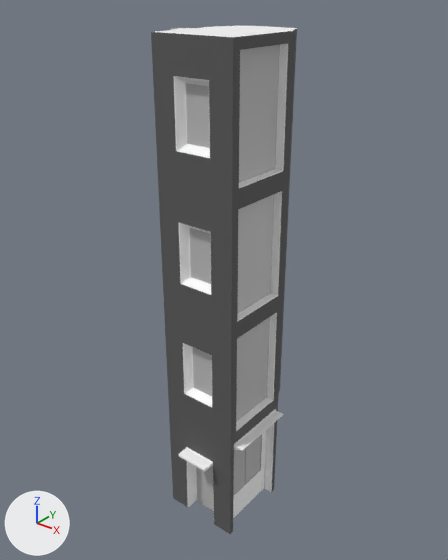
The FBX model Modélisations/01_Environements/01_Building/FBX/B_01.FBX as it was, and as the next commit left it.
Camera for both pictures: a camera (50 mm lens) standing at (7.13, -11.16, 12.92) and looking at (-1.22, -0.73, 6.45). The lights are fixed; the arrows at lower left show +X, +Y and +Z. Where no turn or scale is listed for an object, it has been applied to the vertices. Vertices at the same position are counted once.

Names of what the first picture shows: 'B_01'.
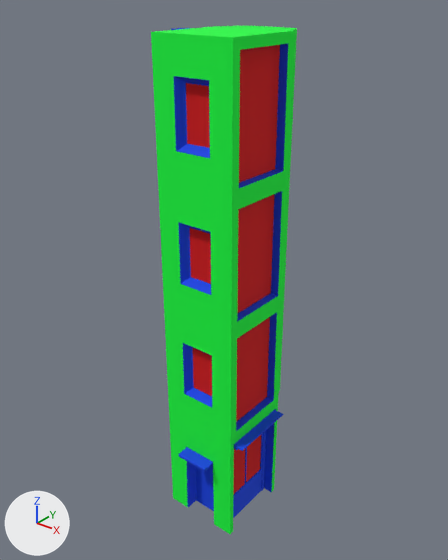
Location of each change, (x1, y1, x2, y2) in pixels of the pictures (448 x 560 px):
part 1 of me_mesh, recoloured (white to green): (155, 26, 297, 37) in both
part 2 of me_mesh, recoloured (grey to blue): (171, 28, 288, 518) in both
part 3 of me_mesh, recoloured (grey to green): (151, 29, 297, 534) in both
part 4 of me_mesh, recoloured (grey to blue): (196, 434, 262, 511) in both
part 5 of me_mesh, recoloured (grey to red): (193, 317, 270, 422) in both
part 6 of me_mesh, recoloured (grey to red): (190, 194, 274, 314) in both
part 7 of me_mesh, recoloured (grey to red): (186, 45, 280, 183) in both
part 8 of me_mesh, recoloured (grey to red): (233, 435, 261, 495) in both

The change in detail:
Material 'Windows' (mat_windows) is new.
Its base color is (0.682, 0.0, 0.0) (red #d70000).
Its roughness is 0.859.
Material 'Wall' (mat_wall) is new.
Its base color is (0.0, 1.0, 0.0471) (green #00ff3d).
Its roughness is 0.859.
Material 'Extrution' (mat_extrution) is new.
Its base color is (0.0, 0.0549, 0.784) (blue #0042e5).
Its roughness is 0.859.
me_mesh has 400 vertices, 750 faces and spans x -2.3..0.26, y -2.31..0.62, z 0.0..12.0.
me_mesh is used by ob_b_01; location (0.0, 0.0, 0.0).
me_mesh part 1: 20 of the faces centred in x -1.67..-0.33, y -1.67..0.62, z 12.0 switch from mat_lambert2 (white #ffffff) to mat_wall (green #00ff3d).
me_mesh part 2: 471 of the faces centred in x -2.3..0.26, y -2.31..0.31, z 0.0..12.0 switch from mat_lambert2 (white #ffffff) to mat_extrution (blue #0042e5).
me_mesh part 3: 200 of the faces centred in x -2.0..0.0, y -2.0..0.62, z 0.67..11.93 switch from mat_standardmaterial (dark grey #5b5b5b) to mat_wall (green #00ff3d).
me_mesh part 4: 30 of the faces centred in x -2.02..-0.26, y -1.67..-0.31, z 0.01..2.59 switch from mat_lambert3 (grey #bcbcbc) to mat_extrution (blue #0042e5).
me_mesh part 5: 4 of the faces centred in x -1.1..-0.2, y -1.81..-0.74, z 4.08..4.92 switch from mat_lambert3 (grey #bcbcbc) to mat_windows (red #d70000).
me_mesh part 6: 4 of the faces centred in x -1.1..-0.2, y -1.81..-0.74, z 7.08..7.92 switch from mat_lambert3 (grey #bcbcbc) to mat_windows (red #d70000).
me_mesh part 7: 4 of the faces centred in x -1.1..-0.2, y -1.81..-0.74, z 10.08..10.92 switch from mat_lambert3 (grey #bcbcbc) to mat_windows (red #d70000).
me_mesh part 8: 4 of the faces centred in x -0.29, y -1.45..-0.53, z 1.4..1.99 switch from mat_lambert3 (grey #bcbcbc) to mat_windows (red #d70000).
